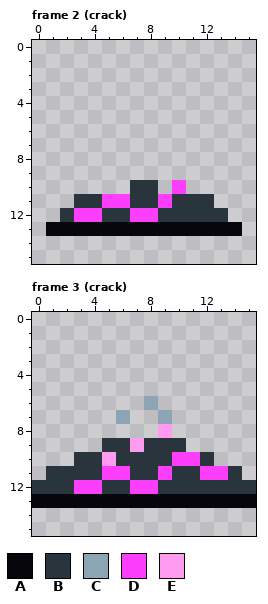
File history of a pixel-art file, projects/007_survivors/art/fx_grave.aseprite. The first picture shows the starting point.
16x16 pixels, 3 frames. Shown: frame 2 (crack), frame 3 (crack). The commit also changed other frames, which this record leaves out.
Palette (. is transparent): A #07060c  B #2a343d  C #8ca4b4  D #fd3ffd  E #ff9cf0
Pixels before, frame 2 (crack), first column x 1:
10 ......BB.D....
11 ..BBDDBBDBBB..
12 .BDDBBDDBBBBB.
13 AAAAAAAAAAAAAA
Pixels before, frame 3 (crack), first column x 0:
 6 ........C.......
 7 ......C..C......
 8 .........E......
 9 .....BBEBBB.....
10 ...BBEBBBBDDB...
11 .BBBBDDBBDBBDDB.
12 BBBDDBBDDBBBBBBB
13 AAAAAAAAAAAAAAAA
After the commit:
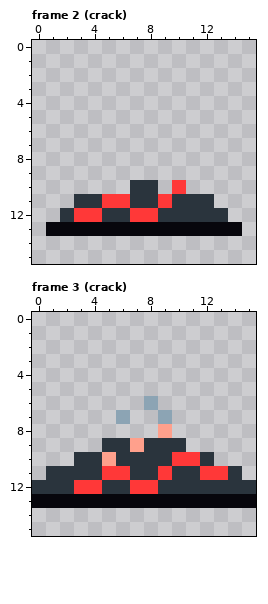
The exact change:
colour D: #fd3ffd -> #ff3838
colour E: #ff9cf0 -> #ffa08c
Where, in picture pixels (left, top, right, bottom), the same in both pictures:
changed: (74, 180, 186, 222)
changed: (74, 424, 228, 494)
